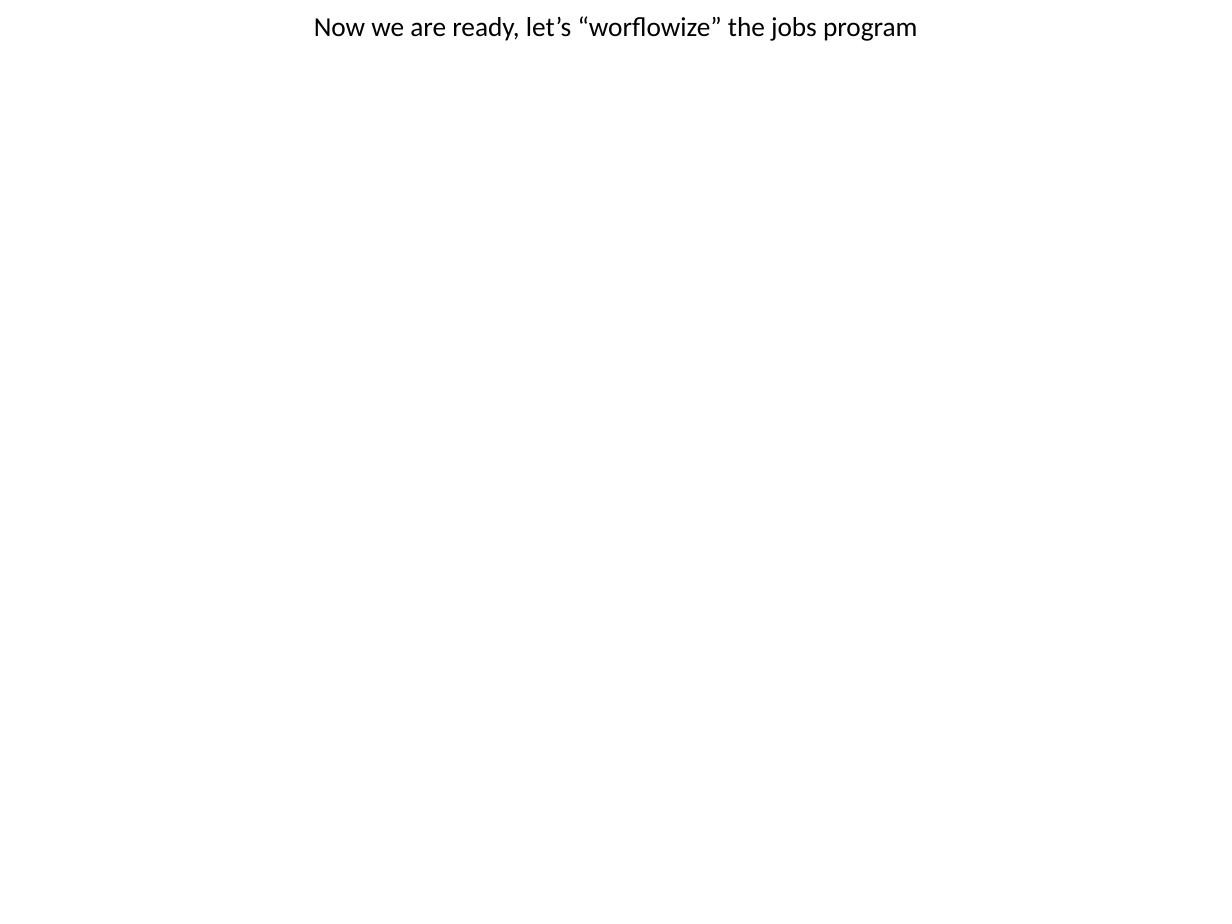
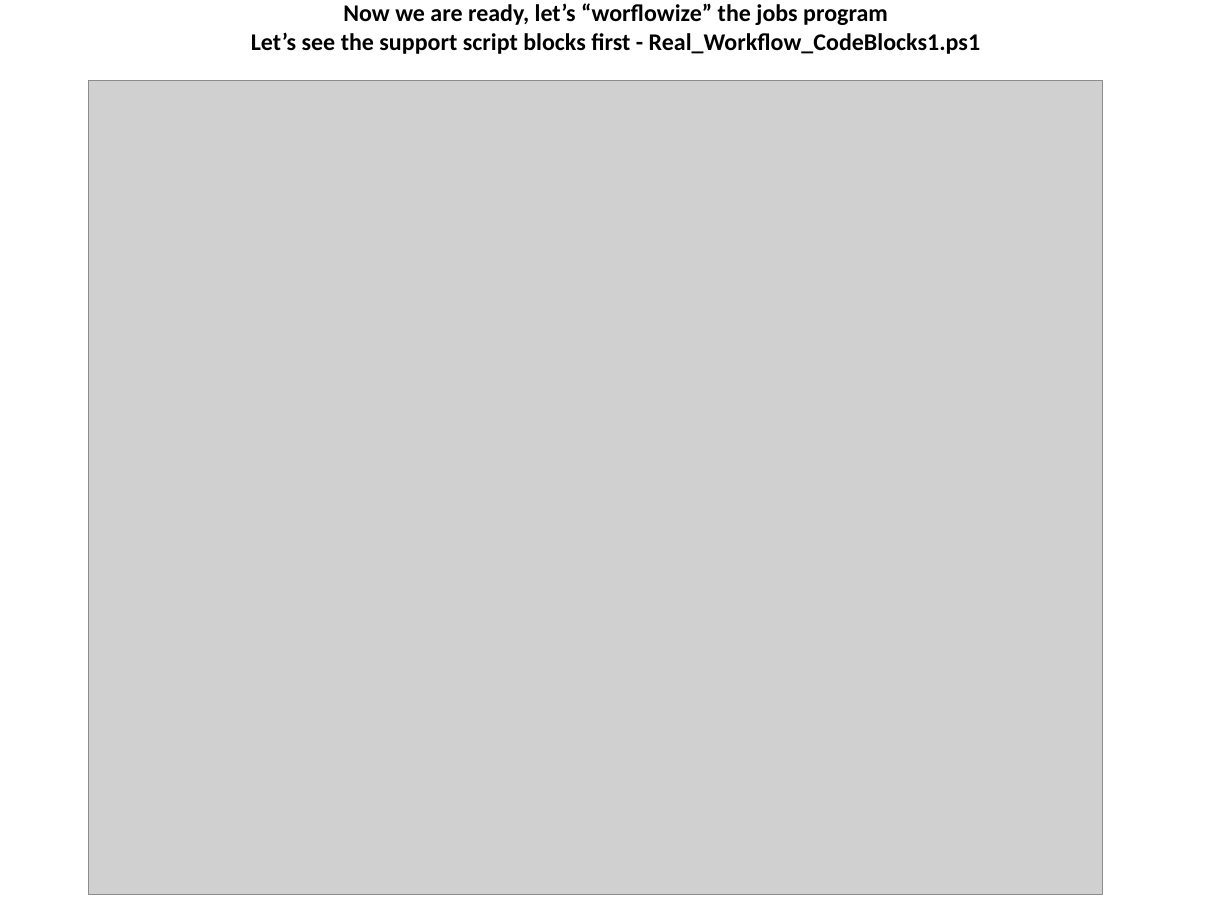
Before and after one commit to wildgrok/PowerShell, a slide deck: slide 29 of PowerShell From The Trenches - Workflows.pptx (slide 28 before the commit). Drawn at 1232x924 pixels with LibreOffice and Linux fonts; fonts in the diff are those of the drawing; grey boxes stand for pictures. Boxes give left, top, right and bottom in pixels: in the first picture for what was removed or moved away, otherwise in the second. Text is boxed around its words. In the diff, an @@ line names an element or a change of style, - is before the commit and + after.

```diff
--- a/PowerShell From The Trenches - Workflows.pptx
+++ b/PowerShell From The Trenches - Workflows.pptx
@@ title at (251, 3, 980, 54): text changed; size 16 to 14 pt; bold on @@
-Now we are ready, let’s “worflowize” the jobs program
+Now we are ready, let’s “worflowize” the jobs program
+Let’s see the support script blocks first - Real_Workflow_CodeBlocks1.ps1
@@ picture added at (89, 80, 1103, 894) @@
```
Also in this commit, not shown: 19 other slides changed, 21 slides added, 2 slides removed.
